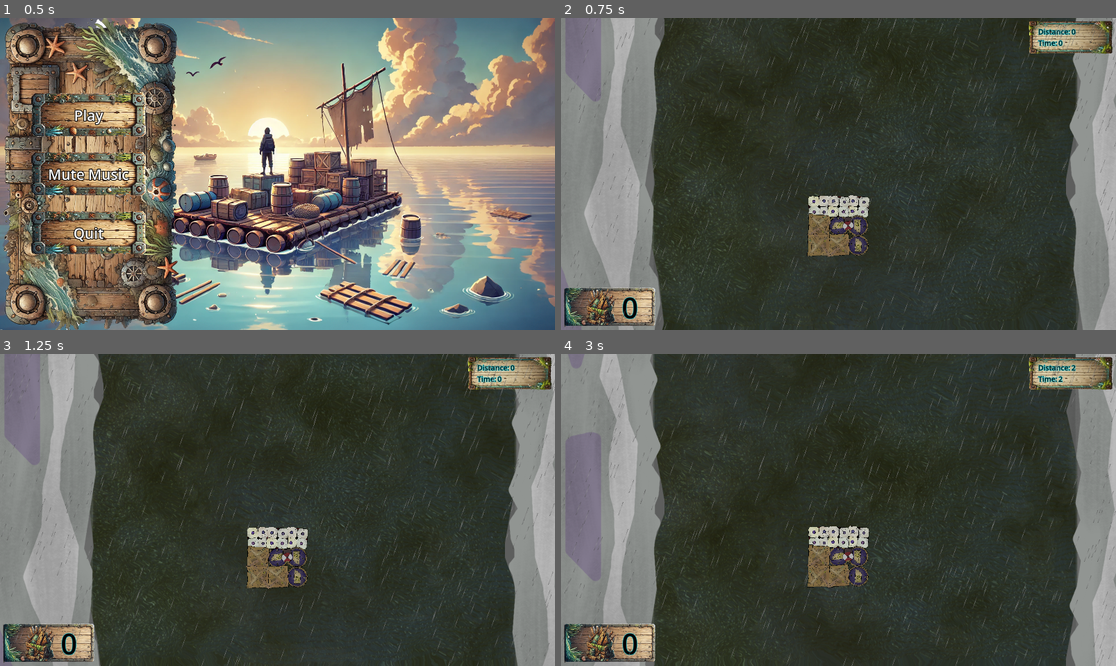
Above: before the commit, frames 1-4 (two rows, left to right).
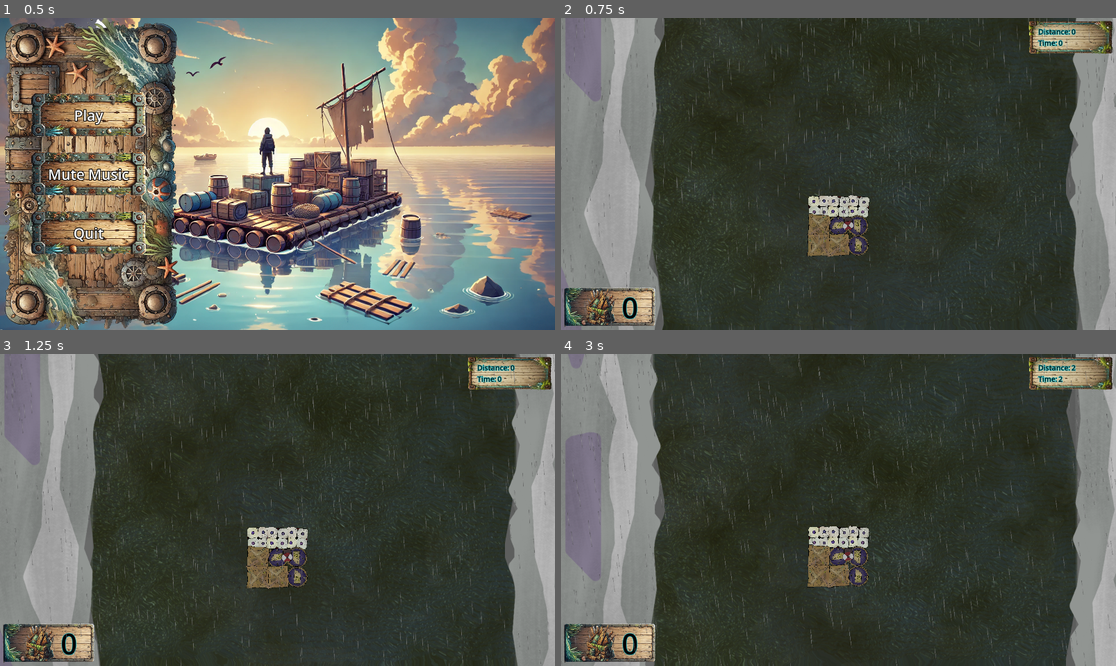
Above: after the commit, the same moments.

Repository: ARCsweden/GameJam2024FallA
Game: Godot game, scene res://UI/main_menu.tscn
The game is run twice, just before and just after one commit, with the same random seed, the same clock (stepped at 60 frames per second) and the same inputs. The engine's default icon, where the game draws it, is replaced by a stand-in: a white triangle on a blue panel in a dark square. Sound files missing from this copy of the repository are replaced by a short silence.
Inputs (mouse positions are in pixels of both pictures, inside the frame that each line leads up to):
- Up to frame 1 (0.5 s): no input
- Up to frame 2 (0.75 s): click "Play" at 0.5 s
- Up to frame 3 (1.25 s): no input
- Up to frame 4 (3 s): tap Enter (DebugRebuild) at 1.25 s; move the mouse to (960, 494) at 1.27 s; click (960, 494) at 1.42 s; move the mouse to (727, 525) at 2.02 s; click (727, 525) at 2.17 s; move the mouse to (894, 441) at 2.77 s; click (894, 441) at 2.92 s

Frame 1 is identical in both runs. In frame 2, 2.2% of the frame differs, in the area x 0-100%, y 0-100%; in frame 3, 2.1%; in frame 4, 2.2%.

Commit message:
Rotating rain

Diff:
--- a/dontdrowntogether/Scenes/game.tscn
+++ b/dontdrowntogether/Scenes/game.tscn
@@ -1,8 +1,9 @@
-[gd_scene load_steps=8 format=3 uid="uid://rslh7wyupis3"]
+[gd_scene load_steps=9 format=3 uid="uid://rslh7wyupis3"]
 
 [ext_resource type="Script" path="res://Scripts/game.gd" id="1_ol0k5"]
 [ext_resource type="PackedScene" uid="uid://bn6hyjabd7tel" path="res://UI/hud.tscn" id="2_q2g3m"]
 [ext_resource type="PackedScene" uid="uid://becbpdg61vwge" path="res://Scenes/Walls.tscn" id="3_5jli6"]
+[ext_resource type="Script" path="res://Scenes/rain.gd" id="3_ddig8"]
 [ext_resource type="Texture2D" uid="uid://brlyj5y5qoqgy" path="res://Assets/Floorbed.png" id="5_imhee"]
 [ext_resource type="Texture2D" uid="uid://c4jj7kifn4fr0" path="res://Assets/Wall.png" id="5_xo0xj"]
 
@@ -26,7 +27,6 @@
 
 [node name="Rain" type="CPUParticles2D" parent="HUD"]
 position = Vector2(950, -400)
-rotation = 0.349066
 amount = 3000
 lifetime = 2.0
 preprocess = 2.0
@@ -43,6 +43,7 @@
 initial_velocity_min = 200.0
 initial_velocity_max = 400.0
 color = Color(0.619608, 0.619608, 0.619608, 0.545098)
+script = ExtResource("3_ddig8")
 
 [node name="Walls" parent="." instance=ExtResource("3_5jli6")]
 
--- /dev/null
+++ b/dontdrowntogether/Scenes/rain.gd
@@ -0,0 +1,19 @@
+extends CPUParticles2D
+
+var noise := FastNoiseLite.new()
+var timer : float = 0.0
+
+# Called when the node enters the scene tree for the first time.
+func _ready() -> void:
+	# Configure
+	noise.seed = randi()
+
+# Called every frame. 'delta' is the elapsed time since the previous frame.
+func _process(delta: float) -> void:
+	timer += delta
+	var raftbody_node = get_tree().get_nodes_in_group("RaftBody")
+	var raft = raftbody_node[0]
+	var distance = raft.position.y/50
+
+	# Noise is in range [-1, 1] so rotation will be in range [-20, 20]
+	rotation_degrees = 20.0 * noise.get_noise_2d(timer * 5, distance)
